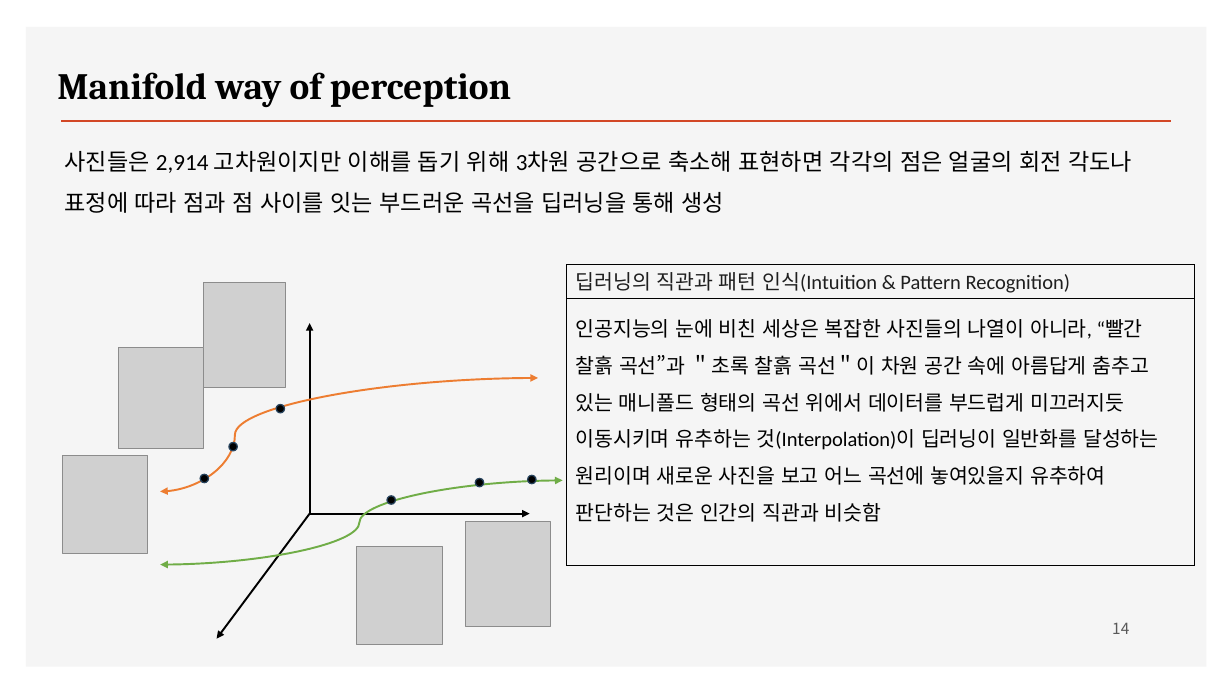
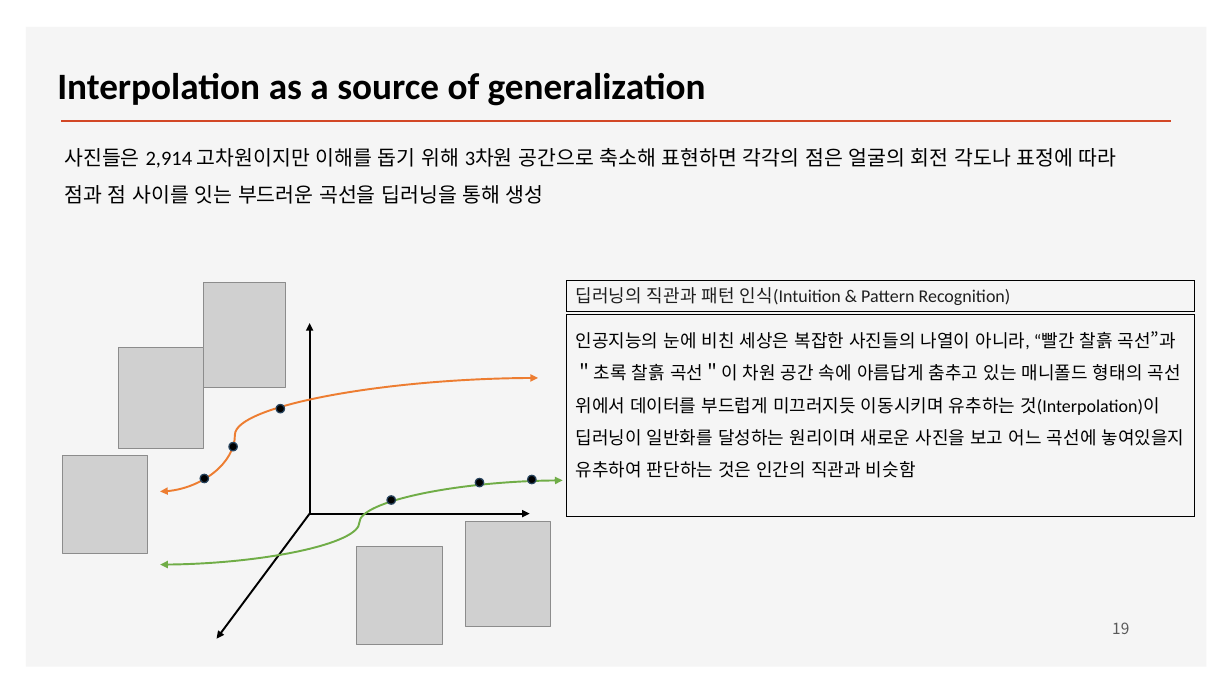
Before and after one commit to ancestor9/2026_Fall_Deep-Learning-with-Python, a slide deck: slide 19 of Chapter 05 Fundamentals of machine learning.pptx (slide 14 before the commit). Drawn at 1232x693 pixels with LibreOffice and Linux fonts; fonts in the diff are those of the drawing; grey boxes stand for pictures; background and template pictures are left out. Boxes give left, top, right and bottom in pixels: in the first picture for what was removed or moved away, otherwise in the second. Text is boxed around its words. In the diff, an @@ line names an element or a change of style, - is before the commit and + after.

```diff
--- a/Chapter 05 Fundamentals of machine learning.pptx
+++ b/Chapter 05 Fundamentals of machine learning.pptx
@@ text at (57, 73, 706, 106): text changed; font Cambria to Calibri @@
-Manifold way of perception
+Interpolation as a source of generalization
@@ text "사진들은 2,914 고차원이지만 이해를 돕기 ..." at (64, 148, 1117, 204): size 18 to 16 pt @@
@@ rectangle "딥러닝의 직관과 패턴 인식(Intuition & ...": place and size @@
-rectangle "딥러닝의 직관과 패턴 인식(Intuition & ..." at (567, 264, 1194, 299)
+rectangle "딥러닝의 직관과 패턴 인식(Intuition & ..." at (567, 280, 1194, 311)
@@ rectangle "딥러닝의 직관과 패턴 인식(Intuition & ..." at (567, 280, 1194, 311): size 16 to 14 pt @@
@@ rectangle "인공지능의 눈에 비친 세상은 복잡한 ..." at (567, 314, 1194, 517): size 16 to 14 pt @@
@@ rectangle "인공지능의 눈에 비친 세상은 복잡한 ...": place and size @@
-rectangle "인공지능의 눈에 비친 세상은 복잡한 ..." at (567, 299, 1194, 566)
+rectangle "인공지능의 눈에 비친 세상은 복잡한 ..." at (567, 314, 1194, 517)
@@ page number at (1112, 622, 1129, 634): text changed @@
-14
+19
```
Also in this commit, not shown: 13 other slides changed, 13 slides added, 1 slide removed.
